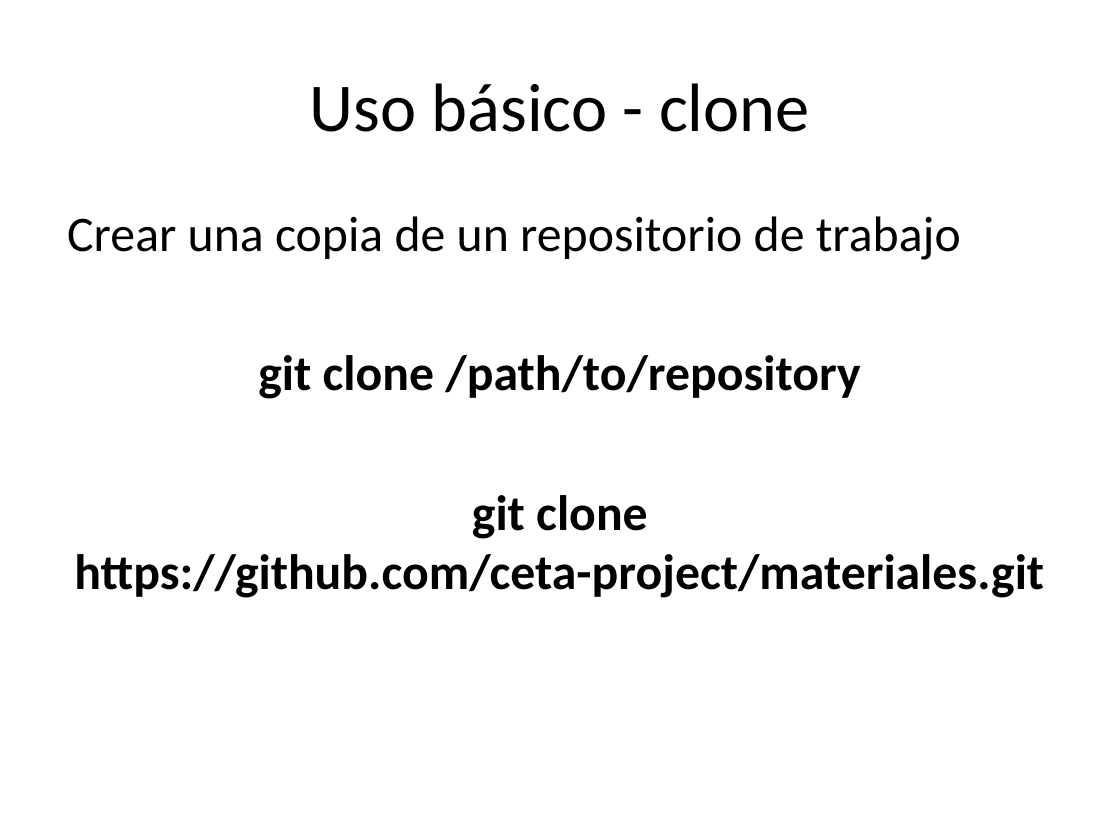
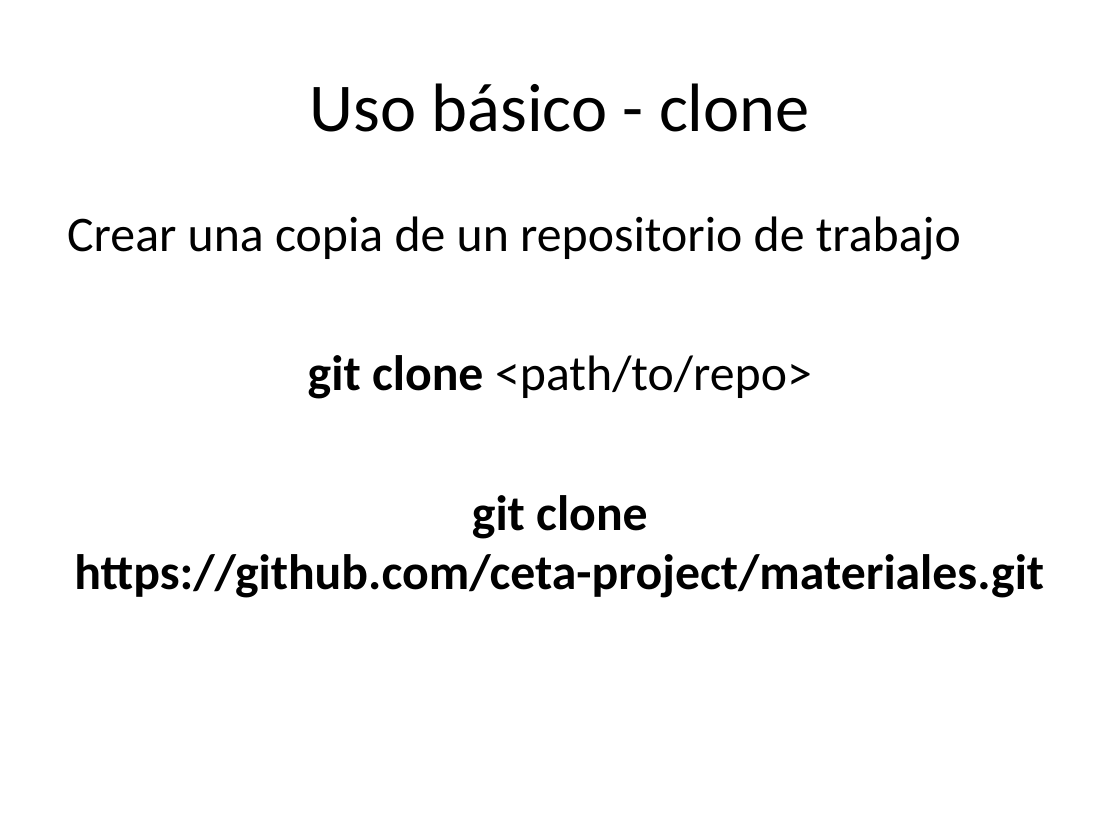
Before and after one commit to ceta-project/materiales, a slide deck: slide 5 of Ceta-01-Git.pptx (slide 4 before the commit). Drawn at 1120x840 pixels with LibreOffice and Linux fonts; fonts in the diff are those of the drawing. Boxes give left, top, right and bottom in pixels: in the first picture for what was removed or moved away, otherwise in the second. Text is boxed around its words. In the diff, an @@ line names an element or a change of style, - is before the commit and + after.

```diff
--- a/Ceta-01-Git.pptx
+++ b/Ceta-01-Git.pptx
@@ text at [308, 355, 812, 399]: text changed; bold off @@
-git clone /path/to/repository
+git clone <path/to/repo>
```
Also in this commit, not shown: 3 other slides changed, 1 slide added.
